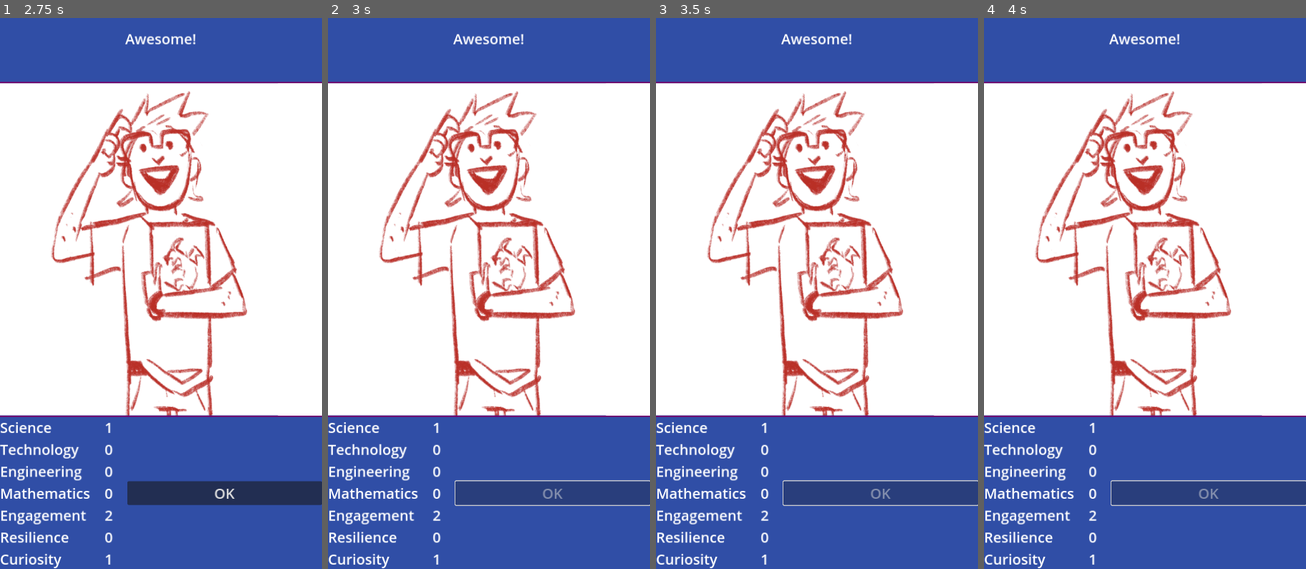
Above: before the commit, frames 1-4 (left to right).
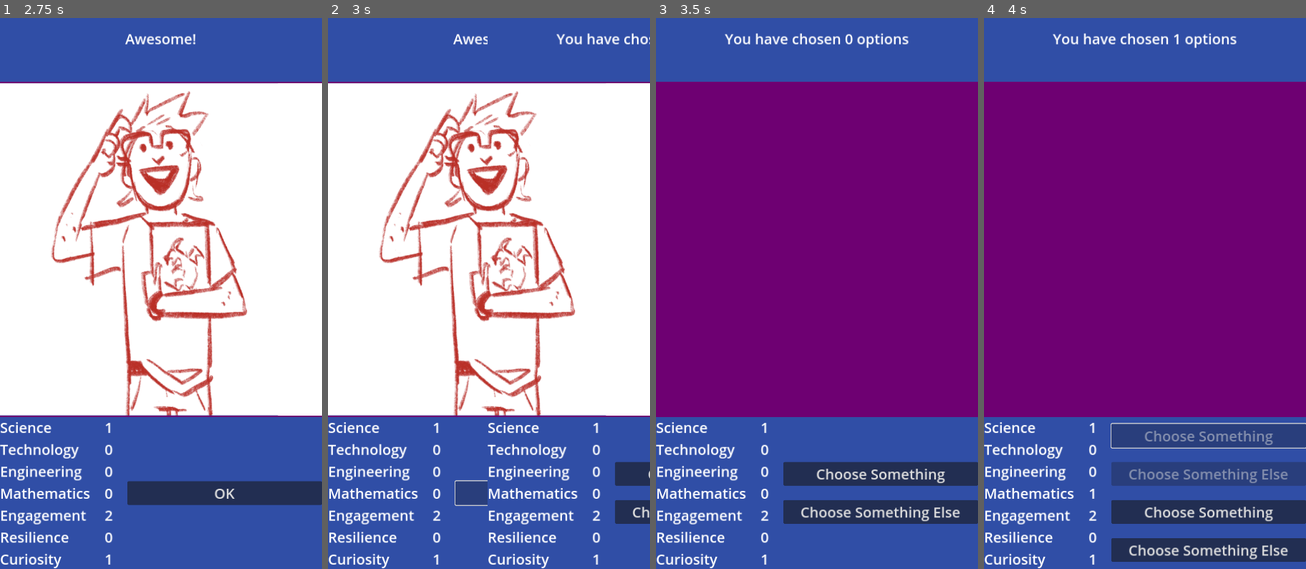
Above: after the commit, the same moments.

Repository: stem-career-paths/game
Game: Godot game, scene res://ui/main_screen.tscn
The game is run twice, just before and just after one commit, with the same random seed, the same clock (stepped at 60 frames per second) and the same inputs.
Inputs (mouse positions are in pixels of both pictures, inside the frame that each line leads up to):
- Up to frame 1 (2.75 s): click "Bird Banding" at 0.5 s; click "OK" at 1.25 s; click "I'll make a Rogue!" at 2 s
- Up to frame 2 (3 s): click "OK" at 2.75 s
- Up to frame 3 (3.5 s): no input
- Up to frame 4 (4 s): click (1209, 475) at 3.5 s, where only the run after the commit has a clickable "Choose Something"

Frame 1 is identical in both runs. In frame 2, 5.0% of the frame differs, in the area x 49-100%, y 2-100%; in frame 3, 68%; in frame 4, 73%, in the area x 0-100%, y 2-99%.

Commit message:
Run stories in starting_stories until it is empty

Diff:
--- a/project/card/simple_story.gd
+++ b/project/card/simple_story.gd
@@ -2,11 +2,11 @@
 
 func run(presenter)->void:
 	assert("text" in self, "This story must have 'text'")
-	assert("image" in self, "This story must have 'image'")
 	assert("options" in self, "This story must have 'options'")
 
 	presenter.show_text(get("text"))
-	presenter.show_image(get("image"))
+	if "image" in self:
+		presenter.show_image(get("image"))
 
 	var options_dict = get("options")
 	var option_keys = options_dict.keys()
--- a/project/story/meta_story.gd
+++ /dev/null
@@ -1,21 +0,0 @@
-extends RefCounted
-
-const _STORY_PATH := "res://story/"
-
-
-func run(presenter):
-	var story_dir := DirAccess.open(_STORY_PATH)
-
-	var options := []
-
-	for file_name in story_dir.get_files():
-		if file_name != "meta_story.gd":
-			var file_path := file_name
-			options.append(file_path)
-
-	while true:
-		presenter.show_image("blank")
-		await presenter.show_text("What's next?")
-		var selection = await presenter.show_options(options)
-		var object = load(_STORY_PATH + selection).new()
-		await object.run(presenter)
--- a/project/story/bird_banding.gd
+++ b/project/story/starting_stories/bird_banding.gd
@@ -1,8 +1,6 @@
 extends SimpleStory
 
 var text := "You can go BB or VG."
-
-var image := "blank"
 
 var options := {
 	"Bird Banding":
--- a/project/ui/main_screen.gd
+++ b/project/ui/main_screen.gd
@@ -1,4 +1,6 @@
 extends Control
+
+const _STARTING_STORY_PATH := "res://story/starting_stories/"
 
 signal _option_selected(option: String)
 
@@ -13,12 +15,17 @@
 var _current_card : Node
 
 func _ready():
-	assert(initial_story!=null)
-	var story = load(initial_story).new()
-	await _show_card(story, _EntranceType.FIXED)
+	var file_paths := DirAccess.get_files_at(_STARTING_STORY_PATH)
+	for file_path in file_paths:
+		world.available_stories.append(_STARTING_STORY_PATH + file_path)
+	world.available_stories.shuffle()
 
-	var next = load("res://story/steven_dnd.gd").new()
-	await _show_card(next, _EntranceType.ANIMATED)
+	while not world.available_stories.is_empty():
+		var story_path : String = world.available_stories.pop_front()
+		var story = load(story_path).new()
+		await _show_card(story, _EntranceType.FIXED if _current_card==null else _EntranceType.ANIMATED)
+
+	print("THERE ARE NO MORE STORIES")
 
 
 func _show_card(story : Object, entrance : _EntranceType) -> void:
--- a/project/world/world.gd
+++ b/project/world/world.gd
@@ -3,3 +3,8 @@
 
 ## The current character whose story is being played
 var character := Character.new()
+
+## The stories that are available to draw from when a new one is needed
+##
+## The values are resource paths.
+var available_stories : Array[String] = []
Renamed: project/story/stateful_demo.gd -> project/story/starting_stories/stateful_demo.gd
Renamed: project/story/steven_dnd.gd -> project/story/starting_stories/steven_dnd.gd
